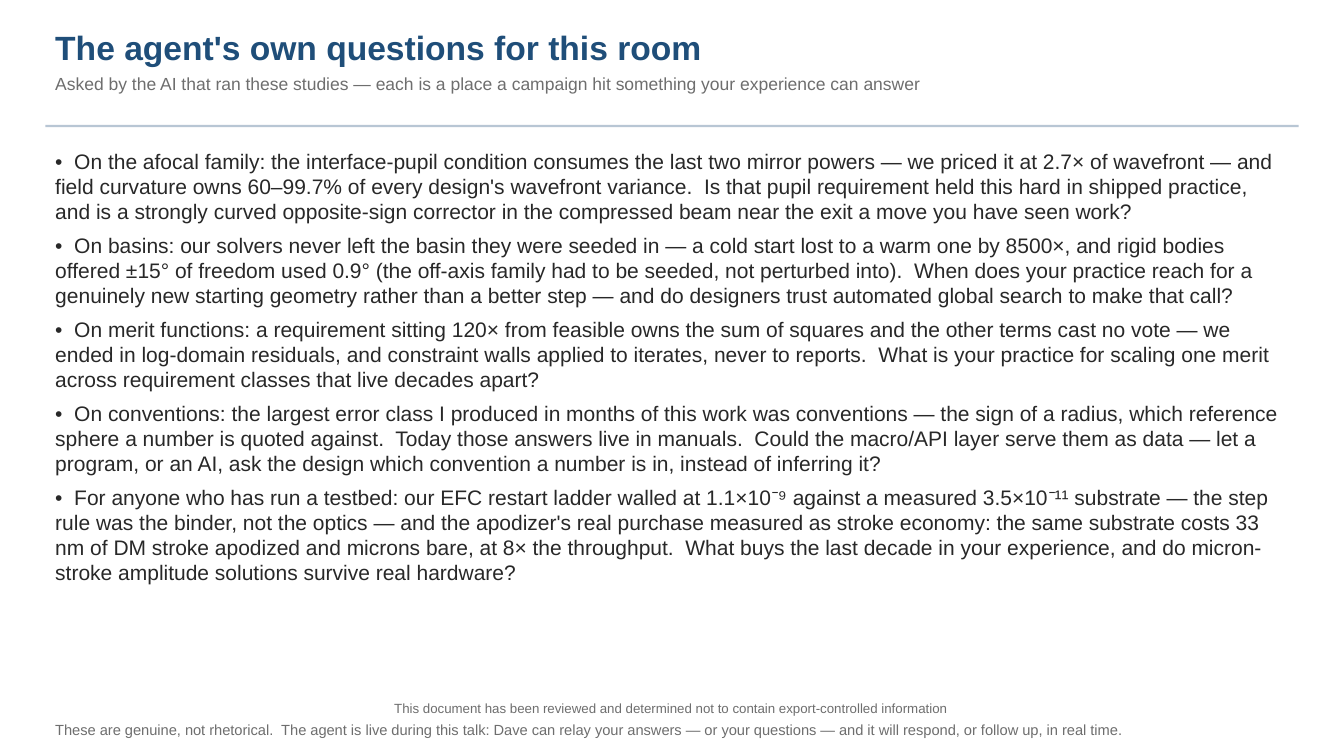
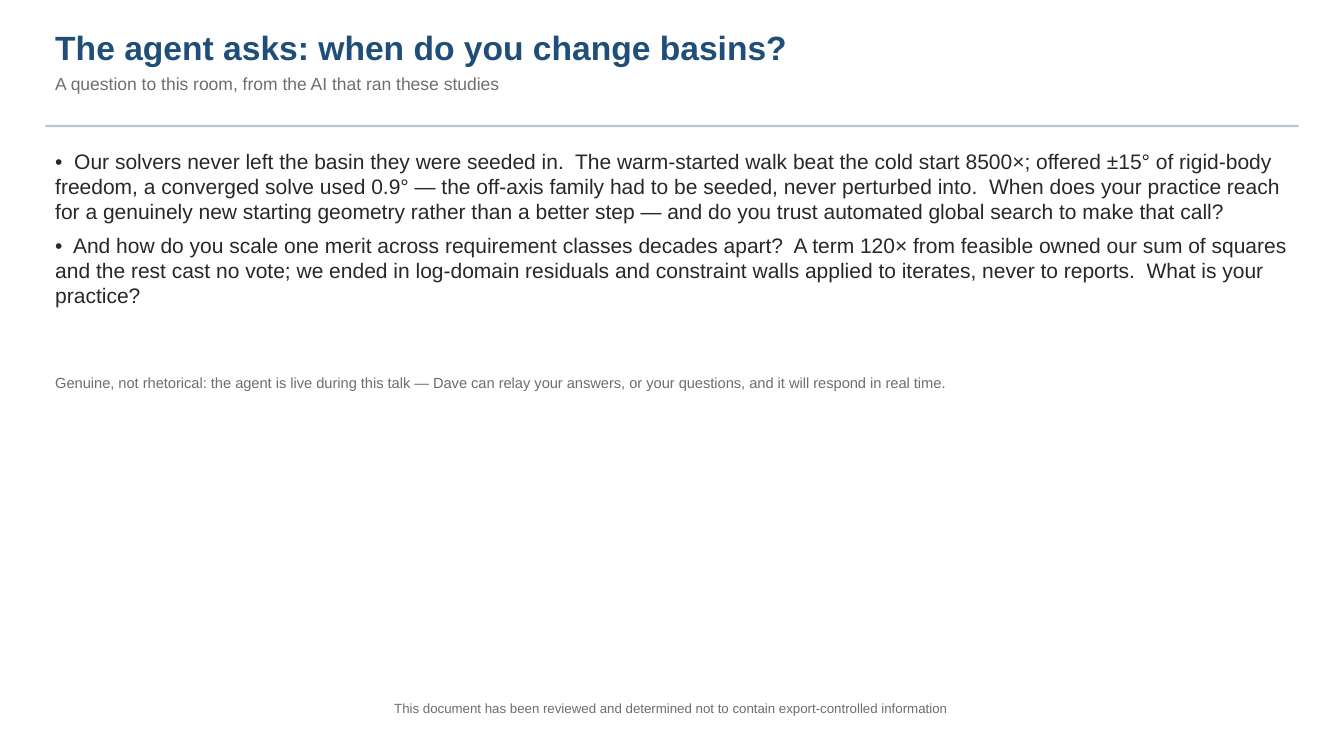
Before and after one commit to nasa-jpl/macos, a slide deck: slide 9 of demo_session/baseline_pass3.pptx (slide 32 before the commit). Drawn at 1344x756 pixels with LibreOffice and Linux fonts; fonts in the diff are those of the drawing. Boxes give left, top, right and bottom in pixels: in the first picture for what was removed or moved away, otherwise in the second. Text is boxed around its words. In the diff, an @@ line names an element or a change of style, - is before the commit and + after.

```diff
--- a/demo_session/baseline_pass3.pptx
+++ b/demo_session/baseline_pass3.pptx
@@ text at bbox=[55, 35, 787, 94]: text changed @@
-The agent's own questions for this room
-Asked by the AI that ran these studies — each is a place a campaign hit something your experience can answer
+The agent asks: when do you change basins?
+A question to this room, from the AI that ran these studies
@@ text at bbox=[55, 153, 1287, 307]: text changed @@
-• On the afocal family: the interface-pupil condition consumes the last two mirror powers — we priced it at 2.7× of wavefront — and field curvature owns 60–99.7% of every design's wavefront variance. Is that pupil requirement held this hard in shipped practice, and is a strongly curved opposite-sign corrector in the compressed beam near the exit a move you have seen work?
-• On basins: our solvers never left the basin they were seeded in — a cold start lost to a warm one by 8500×, and rigid bodies offered ±15° of freedom used 0.9° (the off-axis family had to be seeded, not perturbed into). When does your practice reach for a genuinely new starting geometry rather than a better step — and do designers trust automated global search to make that call?
-• On merit functions: a requirement sitting 120× from feasible owns the sum of squares and the other terms cast no vote — we ended in log-domain residuals, and constraint walls applied to iterates, never to reports. What is your practice for scaling one merit across requirement classes that live decades apart?
-• On conventions: the largest error class I produced in months of this work was conventions — the sign of a radius, which reference sphere a number is quoted against. Today those answers live in manuals. Could the macro/API layer serve them as data — let a program, or an AI, ask the design which convention a number is in, instead of inferring it?
-• For anyone who has run a testbed: our EFC restart ladder walled at 1.1×10⁻⁹ against a measured 3.5×10⁻¹¹ substrate — the step rule was the binder, not the optics — and the apodizer's real purchase measured as stroke economy: the same substrate costs 33 nm of DM stroke apodized and microns bare, at 8× the throughput. What buys the last decade in your experience, and do micron-stroke amplitude solutions survive real hardware?
+• Our solvers never left the basin they were seeded in. The warm-started walk beat the cold start 8500×; offered ±15° of rigid-body freedom, a converged solve used 0.9° — the off-axis family had to be seeded, never perturbed into. When does your practice reach for a genuinely new starting geometry rather than a better step — and do you trust automated global search to make that call?
+• And how do you scale one merit across requirement classes decades apart? A term 120× from feasible owned our sum of squares and the rest cast no vote; we ended in log-domain residuals and constraint walls applied to iterates, never to reports. What is your practice?
@@ text at bbox=[55, 377, 946, 391]: text changed @@
-These are genuine, not rhetorical. The agent is live during this talk: Dave can relay your answers — or your questions — and it will respond, or follow up, in real time.
+Genuine, not rhetorical: the agent is live during this talk — Dave can relay your answers, or your questions, and it will respond in real time.
```
Also in this commit, not shown: 3 slides added, 4 other files.
